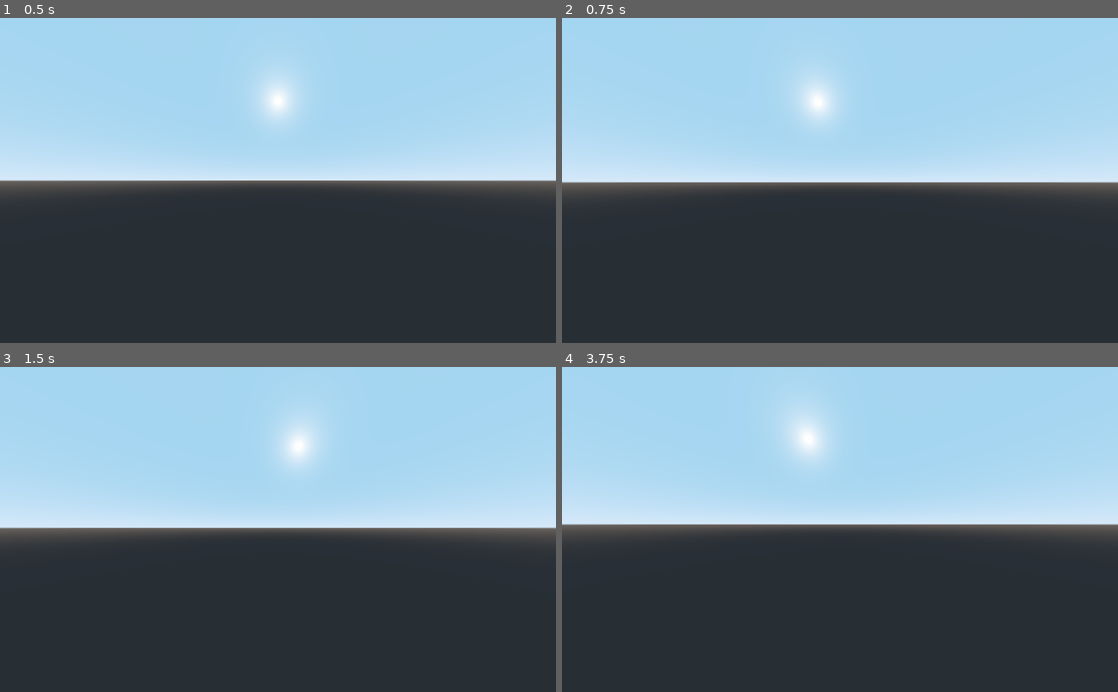
Above: before the commit, frames 1-4 (two rows, left to right).
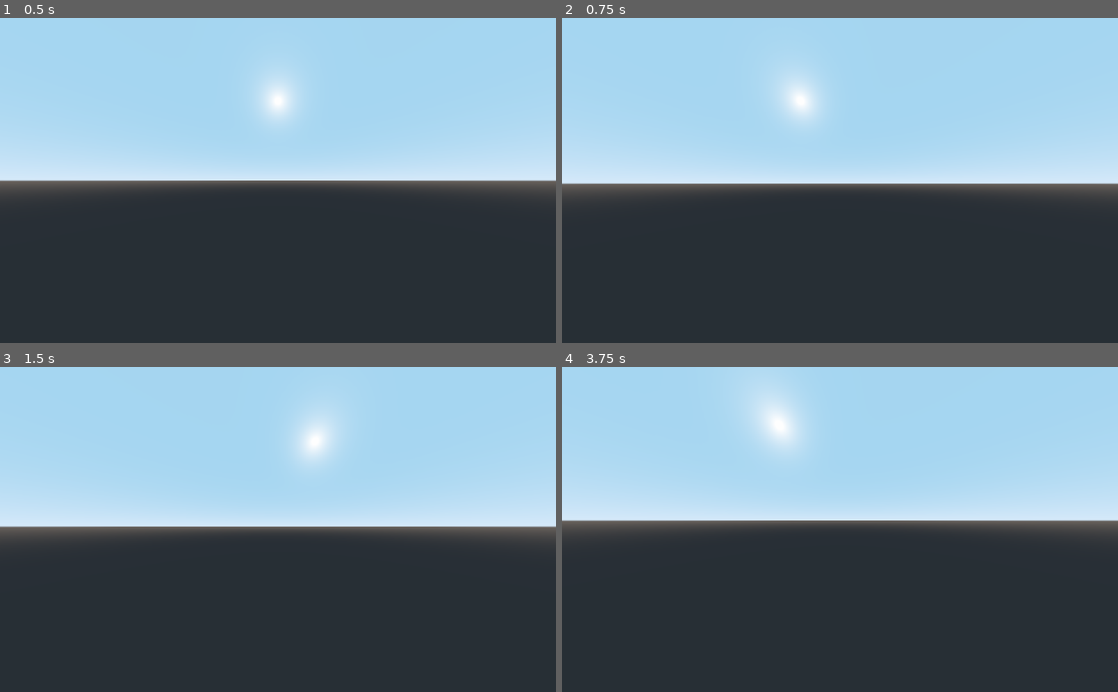
Above: after the commit, the same moments.

Repository: Gladiu/Lindun
Game: Godot game, scene res://Player/Player.tscn
Same seed, same stepped clock (60 frames per second), same inputs: the game is played once before the commit and once after it. The project has no main scene, so this scene is started directly.
Inputs (mouse positions are in pixels of both pictures, inside the frame that each line leads up to):
- Up to frame 1 (0.5 s): no input
- Up to frame 2 (0.75 s): tap Enter at 0.5 s; move the mouse to (962, 164) at 0.52 s; hold D (movement_strafe_right) from 0.53 s (still down)
- Up to frame 3 (1.5 s): tap Space (movement_jump) at 0.77, 1.25 s; move the mouse to (166, 545) at 1.27 s; release D (movement_strafe_right) at 1.28 s; hold S (movement_backward) from 1.28 s (still down)
- Up to frame 4 (3.75 s): tap Space (movement_jump) at 1.52, 2.75, 3.02 s; tap Enter at 2, 3.5 s; move the mouse to (895, 458) at 2.02 s; release S (movement_backward) at 2.03 s; hold D (movement_strafe_right) 2.03-2.78 s; move the mouse to (812, 594) at 2.77 s; hold W (movement_forward) 2.78-3.53 s; move the mouse to (1006, 578) at 3.52 s; hold A (movement_strafe_left) from 3.53 s (still down)

Frame 1 is identical in both runs. In frame 2, 1.3% of the frame differs, in the area x 0-100%, y 19-52%; in frame 3, 1.3%; in frame 4, 3.1%, in the area x 0-100%, y 7-50%.

Commit message:
Fixed broken camera when looking down,  simplified first  person camera script

Diff:
--- a/Player/Player.gd
+++ b/Player/Player.gd
@@ -16,7 +16,7 @@
 
 
 func _ready():
-	set_mouse_sensitivity(Vector2(get_viewport().get_visible_rect().size.x, get_viewport().get_visible_rect().size.y).normalized()/1000)
+	set_mouse_sensitivity(Vector2(get_viewport().get_visible_rect().size.x, get_viewport().get_visible_rect().size.y).normalized()/10)
 	gravity = Vector3(0, -9.81, 0)
 	air_time = 0
 	jump_speed = 4
@@ -24,7 +24,7 @@
 	air_friction = .05
 	walking_speed = 6.0
 	jumped = false
-	max_x_view_angle = PI / 2
+	max_x_view_angle = 90
 
 
 func set_mouse_sensitivity(new_sens:= Vector2()):
@@ -37,12 +37,9 @@
 	set_transform(Transform(Basis(get_transform().basis), spawn_vector))
 
 func clip_vector(vector: Vector3, clip: float):
-	if abs(vector.x) > clip:
-		vector.x = clip * float(vector.x > 0) - clip * float(vector.x < 0)
-	if abs(vector.z) > clip:
-		vector.z = clip * float(vector.z > 0) - clip * float(vector.z < 0)
-	if abs(vector.x) > clip:
-		vector.y = clip * float(vector.y > 0) - clip * float(vector.y < 0)
+	vector.x = clamp(vector.x, -clip, clip)
+	vector.y = clamp(vector.y, -clip, clip)
+	vector.z = clamp(vector.z, -clip, clip)
 	return vector
 
 func on_ground():
@@ -52,18 +49,16 @@
 	# Defining view orientation
 	if event is InputEventMouseMotion:
 		# Defining angle to rotate the view based on 2D X and Y movement
-		# Defining rotational transform matrices to rotate around x axis and rotate around y axis
 		# Reminder that in mathematics cartesian axis Z is up, and here Y is up becouse it makes more sense in computer gfx
-		var angle_x = $View.get_transform().basis.get_euler().x
-		print($View.get_transform().origin.y)
+		var angle_x = $View.get_rotation_degrees().x
 		var rotx
 		# Limiting max x angle to 90 degrees so the camera works as expected
 		if abs(angle_x - mouse_sensitivity.y * event.get_relative().y) < max_x_view_angle:
-			rotx = Transform(Basis(Vector3(angle_x - mouse_sensitivity.y * event.get_relative().y , 0, 0)),Vector3(0, 0, 0))
+			rotx = angle_x - mouse_sensitivity.y * event.get_relative().y
 		else:
-			rotx = Transform(Basis(Vector3(float(angle_x > 0) * max_x_view_angle - float(angle_x < 0) * max_x_view_angle  , 0, 0)),Vector3(0, 0, 0))
-		var roty = Transform(Basis(Vector3(0, -mouse_sensitivity.x * event.get_relative().x + $View.get_transform().basis.get_euler().y, 0)),Vector3(0, 0, 0))
-		$View.set_transform(roty * rotx)
+			rotx = clamp(angle_x, -max_x_view_angle, max_x_view_angle)
+		var roty = -mouse_sensitivity.x * event.get_relative().x + $View.get_rotation_degrees().y
+		$View.set_rotation_degrees(Vector3(rotx, roty, 0))
 
 func _physics_process(delta):
 	# Handling movement from keyboard
--- a/Player/Player.tscn
+++ b/Player/Player.tscn
@@ -16,9 +16,9 @@
 shape = SubResource( 1 )
 
 [node name="View" type="Spatial" parent="."]
+transform = Transform( 1, 0, 0, 0, 1, 0, 0, 0, 1, 0, 1.89, 0 )
 
 [node name="Camera" type="Camera" parent="View"]
-transform = Transform( 1, 0, 0, 0, 1, 0, 0, 0, 1, 0, 3.43851, 0 )
 fov = 110.0
 
 [node name="Feets" type="Area" parent="."]
